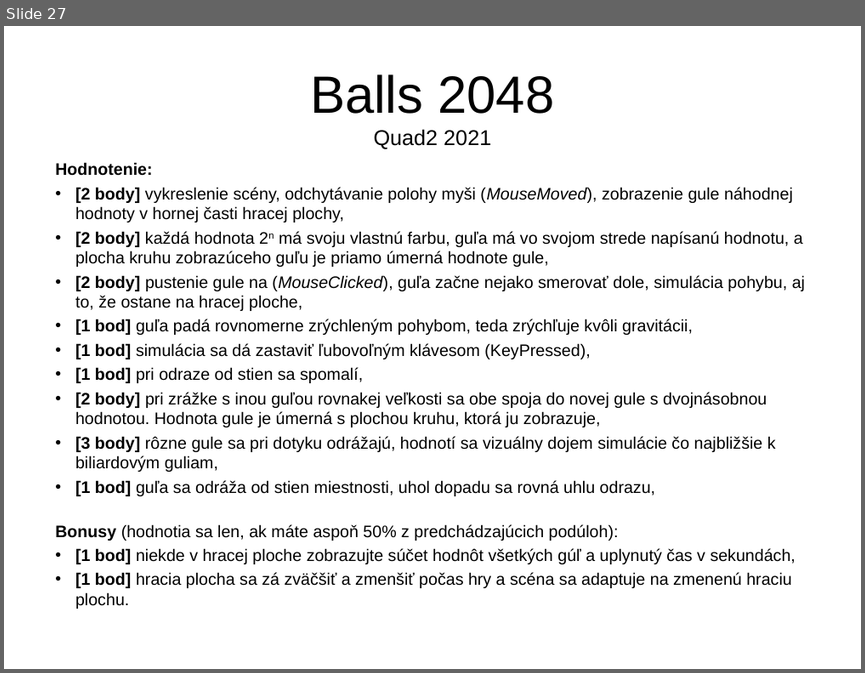
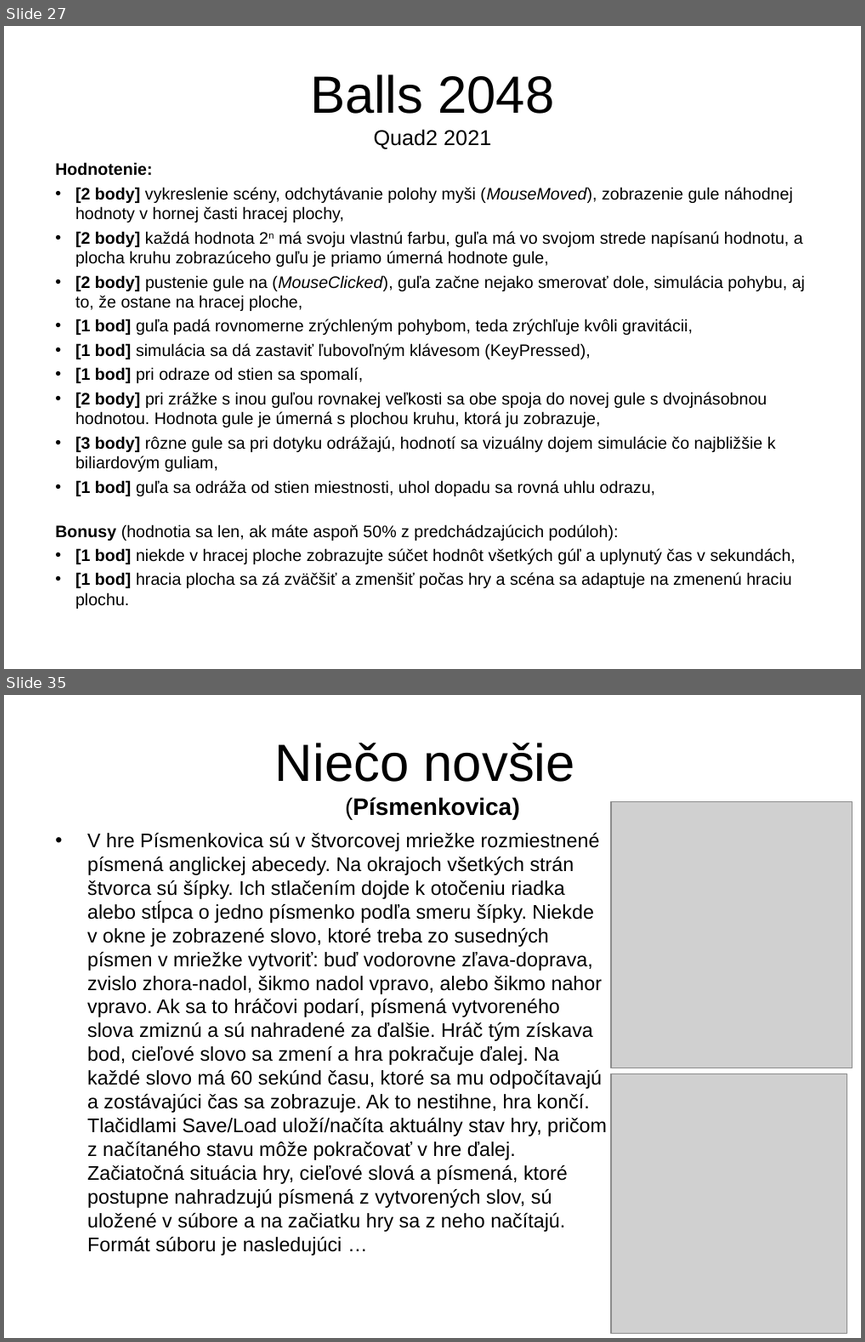
Before and after one commit to Programovanie4/Prednasky, a slide deck: 12/12_java.ppt. Shown one above the other, each under a label of ours: slide 27 before the commit, slides 27 and 35 after it; the slides between them are not shown. The pictures are 865x673 and 865x1342 pixels, drawn with LibreOffice and Linux fonts; fonts in the diff are those of the drawing; grey boxes stand for pictures. Boxes give left, top, right and bottom in pixels: in the first picture for what was removed or moved away, otherwise in the second. Text is boxed around its words. In the diff, an @@ line names an element or a change of style, - is before the commit and + after.

```diff
--- a/12/12_java.ppt
+++ b/12/12_java.ppt
@@ slide 35 added at (4, 695, 861, 1338), background #FFFFFF @@
@@ title added at (275, 743, 575, 819), 20 pt, text #000000, bold @@
+Niečo novšie
+(Písmenkovica)
@@ picture added at (611, 802, 851, 1067) @@
@@ text added at (87, 833, 607, 1255), 16.6 pt, text #000000 @@
+• V hre Písmenkovica sú v štvorcovej mriežke rozmiestnené písmená anglickej abecedy. Na okrajoch všetkých strán štvorca sú šípky. Ich stlačením dojde k otočeniu riadka alebo stĺpca o jedno písmenko podľa smeru šípky. Niekde v okne je zobrazené slovo, ktoré treba zo susedných písmen v mriežke vytvoriť: buď vodorovne zľava-doprava, zvislo zhora-nadol, šikmo nadol vpravo, alebo šikmo nahor vpravo. Ak sa to hráčovi podarí, písmená vytvoreného slova zmiznú a sú nahradené za ďalšie. Hráč tým získava bod, cieľové slovo sa zmení a hra pokračuje ďalej. Na každé slovo má 60 sekúnd času, ktoré sa mu odpočítavajú a zostávajúci čas sa zobrazuje. Ak to nestihne, hra končí. Tlačidlami Save/Load uloží/načíta aktuálny stav hry, pričom z načítaného stavu môže pokračovať v hre ďalej. Začiatočná situácia hry, cieľové slová a písmená, ktoré postupne nahradzujú písmená z vytvorených slov, sú uložené v súbore a na začiatku hry sa z neho načítajú. Formát súboru je nasledujúci …
@@ picture added at (611, 1074, 846, 1333) @@
```
Also in this commit, not shown: 2 slides changed, 9 other slides added, 5 other files.
